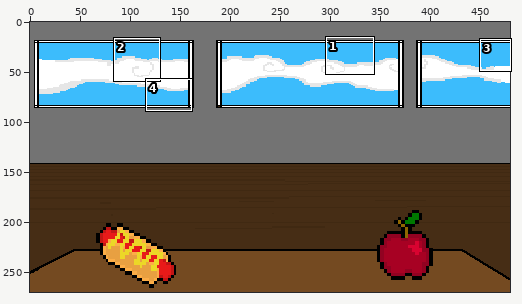
A sprite sheet gets an edit: WonderJamH2016/Assets/Textures/StartScreen.png. The picture above shows the old version from afar; the outline marks the close-up.
Close-up. As it was:
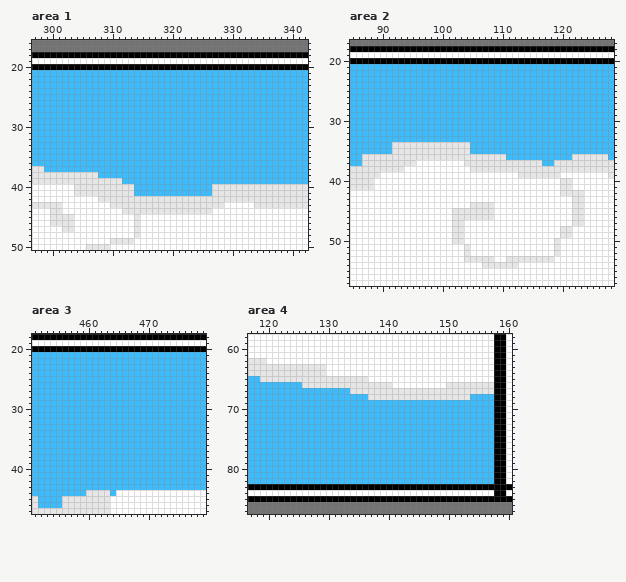
The file is 480x270 pixels. Colours within 5 levels of each other are drawn and written as one. Shown: area 1: x 297..342, y 16..50; area 2: x 85..128, y 17..57; area 3: x 451..479, y 18..47; area 4: x 117..160, y 58..87. The commit also changed other parts of the picture, which this record leaves out.
The same view after the edit:
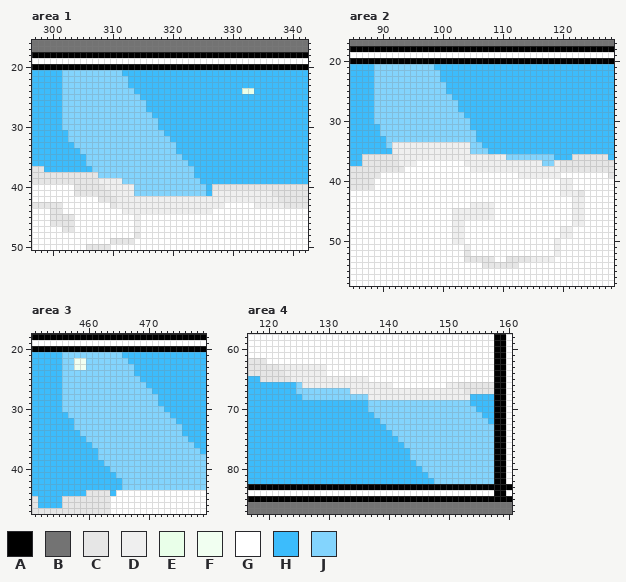
Palette (. is transparent): A #000000  B #737373  C #e6e6e6  D #efefef  E #e9ffe9  F #f1fff1  G #ffffff  H #3cbcfc  J #83d4fd
Difference:
Changed rows in their new state; - is an unchanged pixel.
Area 1:
first column x 302:
21 JJJJJJJJJJ---------------------------
22 JJJJJJJJJJJ--------------------------
23 JJJJJJJJJJJ--------------------------
24 JJJJJJJJJJJJ------------------EE-----
25 JJJJJJJJJJJJJ------------------------
26 JJJJJJJJJJJJJJ-----------------------
27 JJJJJJJJJJJJJJ-----------------------
28 JJJJJJJJJJJJJJJ----------------------
29 JJJJJJJJJJJJJJJJ---------------------
30 JJJJJJJJJJJJJJJJ---------------------
31 -JJJJJJJJJJJJJJJJ--------------------
32 -JJJJJJJJJJJJJJJJJ-------------------
33 --JJJJJJJJJJJJJJJJJ------------------
34 ---JJJJJJJJJJJJJJJJ------------------
35 ----JJJJJJJJJJJJJJJJ-----------------
36 ----JJJJJJJJJJJJJJJJJ----------------
37 -----JJJJJJJJJJJJJJJJJ---------------
38 ------JJJJJJJJJJJJJJJJ---------------
39 ------DDDDJJJJJJJJJJJJJ--------------
40 -------DDDDDJJJJJJJJJJJJ-------------
41 --------DDDDJJJJJJJJJJJJ-DDDDDDDDDD--
42 ---------DDDDDDDDDDDDDDDDDDDDDDDDDDD-
43 ---------DDDDDDDDDDDDDDDDDD-----DDDDD
44 ----------DDDDDDDDDDDDDDD------------
45 ------------D------------------------
46 ------------D------------------------
47 ------------D------------------------
Area 2:
first column x 89:
21 JJJJJJJJJJ-------------------------
22 JJJJJJJJJJJ------------------------
23 JJJJJJJJJJJ------------------------
24 JJJJJJJJJJJJ-----------------------
25 JJJJJJJJJJJJ-----------------------
26 JJJJJJJJJJJJJ----------------------
27 JJJJJJJJJJJJJJ---------------------
28 JJJJJJJJJJJJJJ---------------------
29 JJJJJJJJJJJJJJJ--------------------
30 JJJJJJJJJJJJJJJJ-------------------
31 -JJJJJJJJJJJJJJJ-------------------
32 -JJJJJJJJJJJJJJJJ------------------
33 --JJJJJJJJJJJJJJJ------------------
34 --JDDDDDDDDDDDDDJJ-----------------
35 ---DDDDDDDDDDDDDJJJ----------------
36 ----DDDDDDDDDDDDDDD-DDJJJJJJJJ-----
37 ----DDD--------DDDDDDDDDDDDDJJD----
38 ----------------DDDDDDDDDDDDDDD----
39 ------------------------DDDDDDD----
40 -------------------------------DD--
41 -------------------------------DD--
42 -------------------------------DDD-
43 ---------------------------------DD
44 ----------------DDDD-------------DD
45 -------------DDDDDDD-------------DD
46 -------------DDDDDDD-------------DD
47 -------------DD------------------DD
48 -------------DD----------------DD--
49 -------------DD----------------DD--
50 -------------DD---------------D----
51 ---------------D--------------D----
52 ------------------------------D----
53 --------------------------DDDD-----
Area 3:
first column x 456:
21 JJJJJJJJJJ--------------
22 JJFFJJJJJJJ-------------
23 JJFFJJJJJJJJ------------
24 JJJJJJJJJJJJ------------
25 JJJJJJJJJJJJJ-----------
26 JJJJJJJJJJJJJJ----------
27 JJJJJJJJJJJJJJJ---------
28 JJJJJJJJJJJJJJJJ--------
29 JJJJJJJJJJJJJJJJ--------
30 JJJJJJJJJJJJJJJJJ-------
31 -JJJJJJJJJJJJJJJJJ------
32 --JJJJJJJJJJJJJJJJJ-----
33 --JJJJJJJJJJJJJJJJJJ----
34 ---JJJJJJJJJJJJJJJJJ----
35 ----JJJJJJJJJJJJJJJJJ---
36 -----JJJJJJJJJJJJJJJJJ--
37 ------JJJJJJJJJJJJJJJJJ-
38 ------JJJJJJJJJJJJJJJJJJ
39 -------JJJJJJJJJJJJJJJJJ
40 --------JJJJJJJJJJJJJJJJ
41 ---------JJJJJJJJJJJJJJJ
42 ----------JJJJJJJJJJJJJJ
43 ----------JJJJJJJJJJJJJJ
Area 4:
first column x 122:
63 DDDDDDDD----------------------------
64 -DDDDDDD----------------------------
65 --DDDDDDDDDDDDD---------------------
66 ---JDDDDDDDDDDDDDDD---------DD------
67 ---JJJJJJJJJDDDDDDDDDDDDDDDDDDD-----
68 ----JJJJJJJJJJJDDDDDDDDDDDDDDDDD----
69 ---------------JJJJJJJJJJJJJJJJJ----
70 ---------------JJJJJJJJJJJJJJJJJJ---
71 ----------------JJJJJJJJJJJJJJJJJJ--
72 -----------------JJJJJJJJJJJJJJJJJJ-
73 ------------------JJJJJJJJJJJJJJJJJJ
74 -------------------JJJJJJJJJJJJJJJJJ
75 --------------------JJJJJJJJJJJJJJJJ
76 ---------------------JJJJJJJJJJJJJJJ
77 ----------------------JJJJJJJJJJJJJJ
78 ----------------------JJJJJJJJJJJJJJ
79 -----------------------JJJJJJJJJJJJJ
80 ------------------------JJJJJJJJJJJJ
81 -------------------------JJJJJJJJJJJ
82 --------------------------JJJJJJJJJJ
Changed places in both close-ups, as pixel boxes (x1, y1, x2, y2):
changed: (62, 70, 284, 232)
changed: (374, 64, 584, 262)
changed: (62, 352, 206, 490)
changed: (278, 364, 494, 484)
